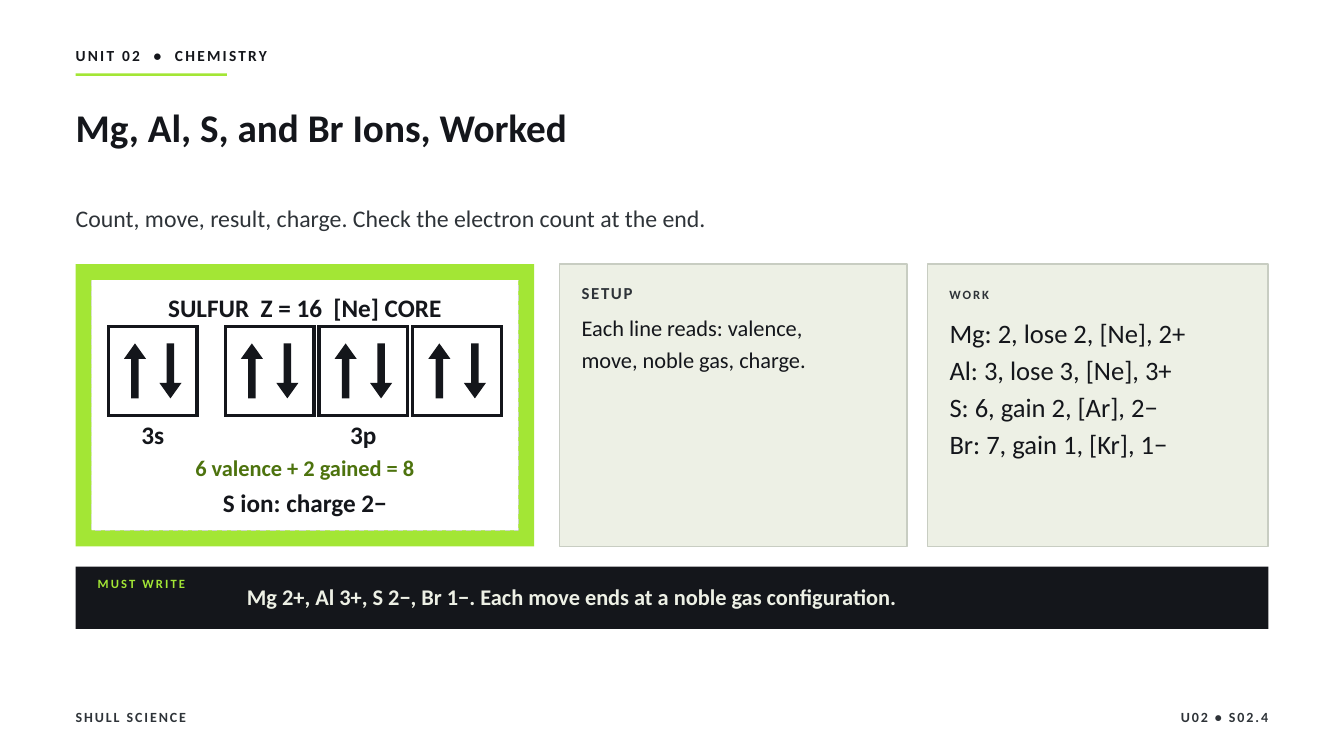
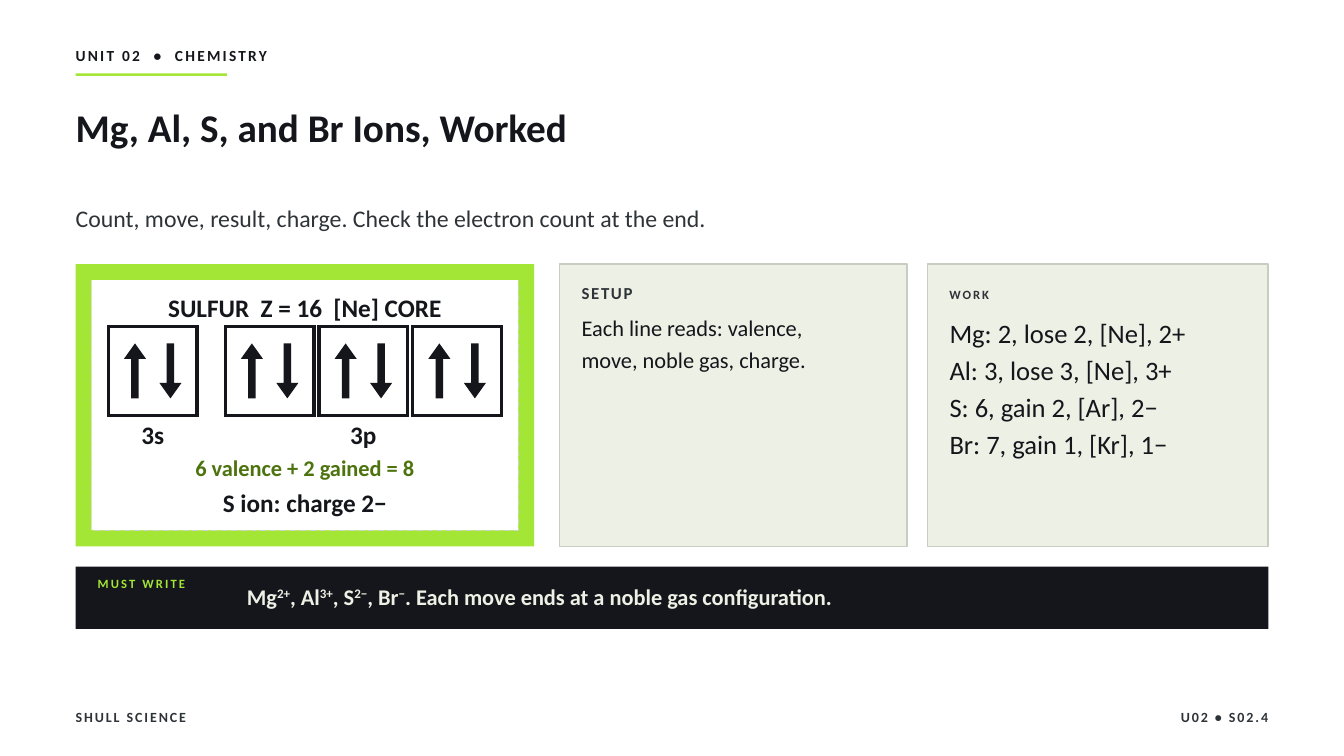
Before and after one commit to Hayabusa015/WorkWork, a slide deck: slide 20 of deliverables/chem-u02/SHULL_CHEM_Slides_U02_S02.4.pptx. Drawn at 1344x756 pixels with LibreOffice and Linux fonts; fonts in the diff are those of the drawing. Boxes give left, top, right and bottom in pixels: in the first picture for what was removed or moved away, otherwise in the second. Text is boxed around its words. In the diff, an @@ line names an element or a change of style, - is before the commit and + after.

```diff
--- a/deliverables/chem-u02/SHULL_CHEM_Slides_U02_S02.4.pptx
+++ b/deliverables/chem-u02/SHULL_CHEM_Slides_U02_S02.4.pptx
@@ text at bbox=[378, 589, 831, 609]: text changed @@
-Mg 2+, Al 3+, S 2−, Br 1−. Each move ends at a noble gas configuration.
+Mg2+, Al3+, S2−, Br−. Each move ends at a noble gas configuration.
```
Also in this commit, not shown: 1 other slide changed, 6 other files.
